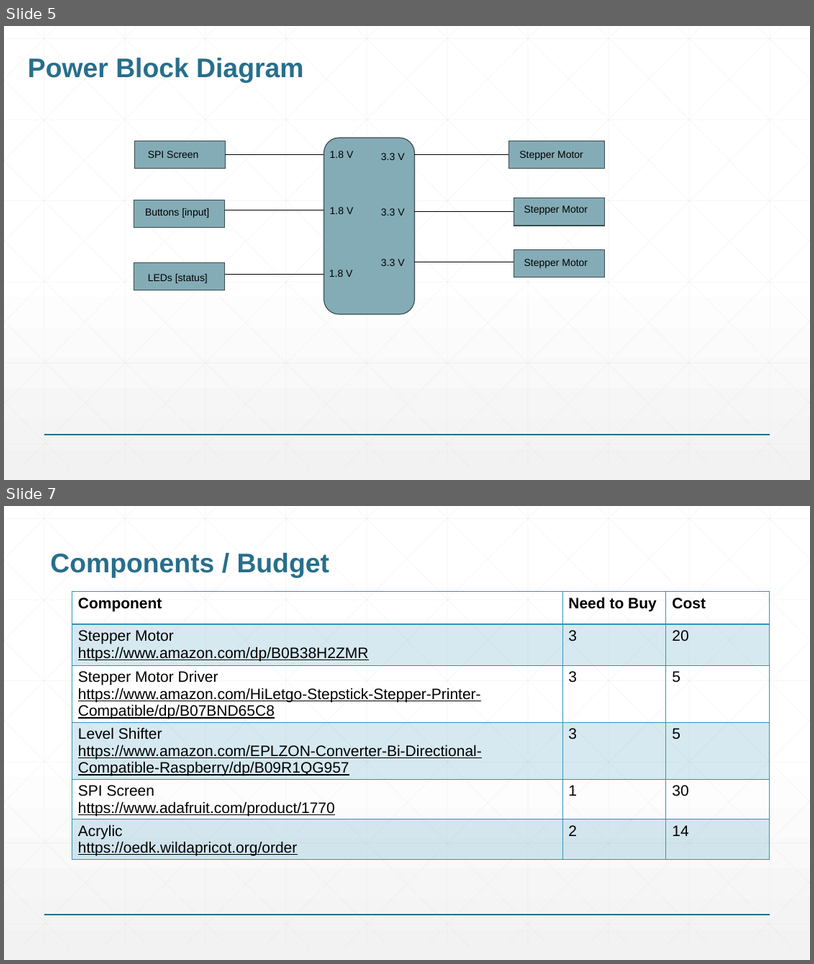
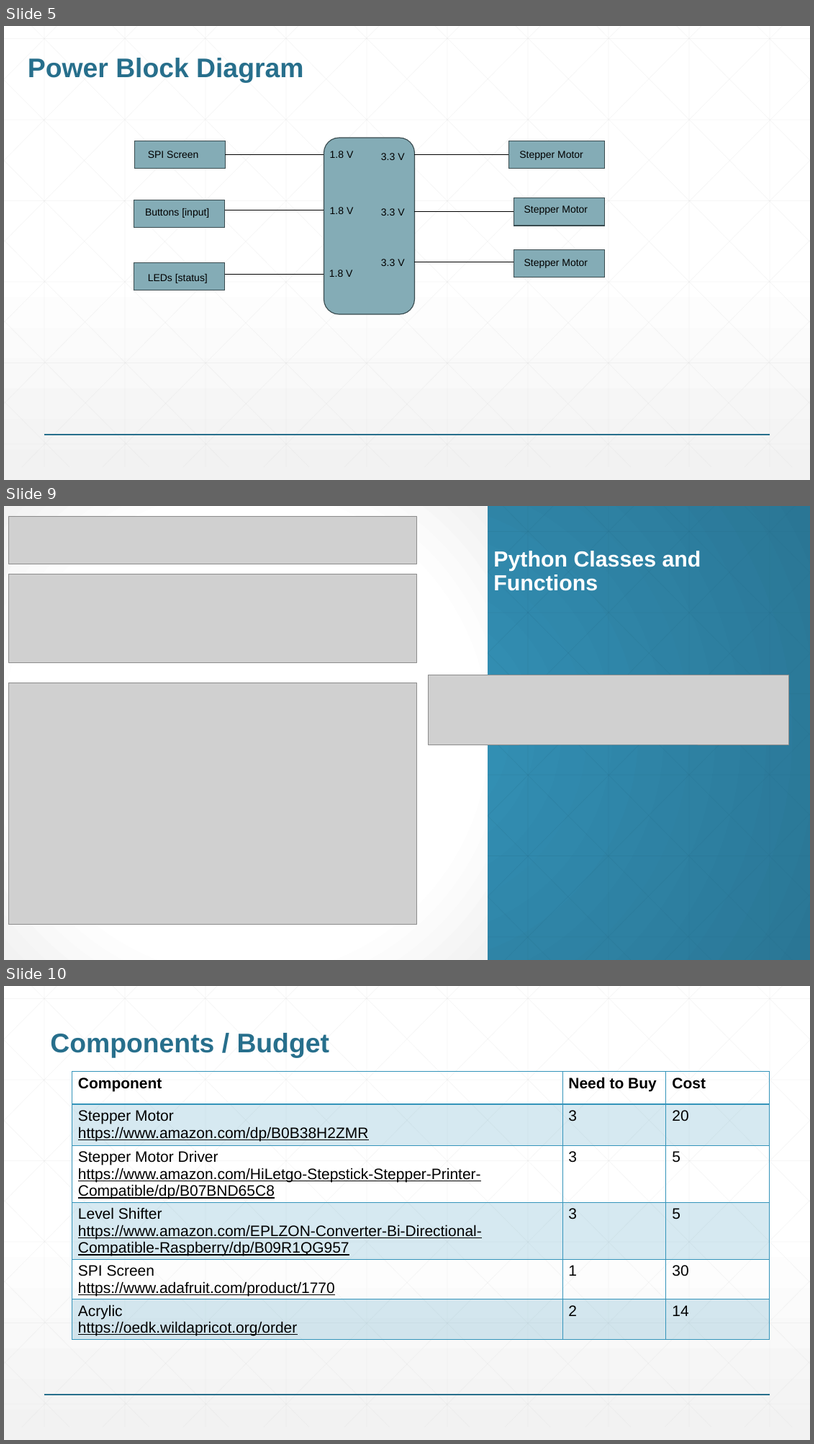
Before and after one commit to Petertiz1/ENGI301, a slide deck: project_01/docs/Tizora_ENGI301_project_01_proposal (4).pptx. Shown one above the other, each under a label of ours: slides 5 and 7 before the commit, slides 5, 9 and 10 after it; the slides between them are not shown. The pictures are 814x964 and 814x1444 pixels, drawn with LibreOffice and Linux fonts; fonts in the diff are those of the drawing; grey boxes stand for pictures. Boxes give left, top, right and bottom in pixels: in the first picture for what was removed or moved away, otherwise in the second. Text is boxed around its words. In the diff, an @@ line names an element or a change of style, - is before the commit and + after.

```diff
--- a/project_01/docs/Tizora_ENGI301_project_01_proposal (4).pptx
+++ b/project_01/docs/Tizora_ENGI301_project_01_proposal (4).pptx
@@ slide 9 added at bbox=[4, 506, 810, 960], background gradient #3494BA to #2A7695 @@
@@ rectangle added at bbox=[4, 506, 488, 960], fill gradient #FFFFFF to #F2F2F2 @@
@@ picture added at bbox=[8, 516, 417, 564] @@
@@ title added at bbox=[494, 551, 702, 591], 26 pt, text #FFFFFF, bold @@
+Python Classes and Functions
@@ picture added at bbox=[8, 574, 417, 662] @@
@@ picture added at bbox=[429, 674, 790, 744] @@
@@ picture added at bbox=[8, 682, 417, 924] @@
@@ group added at bbox=[4, 506, 810, 960]: 46 lines @@
@@ what was slide 7 is now slide 10 @@
```
Also in this commit, not shown: 3 other slides added, 1 slide removed.
